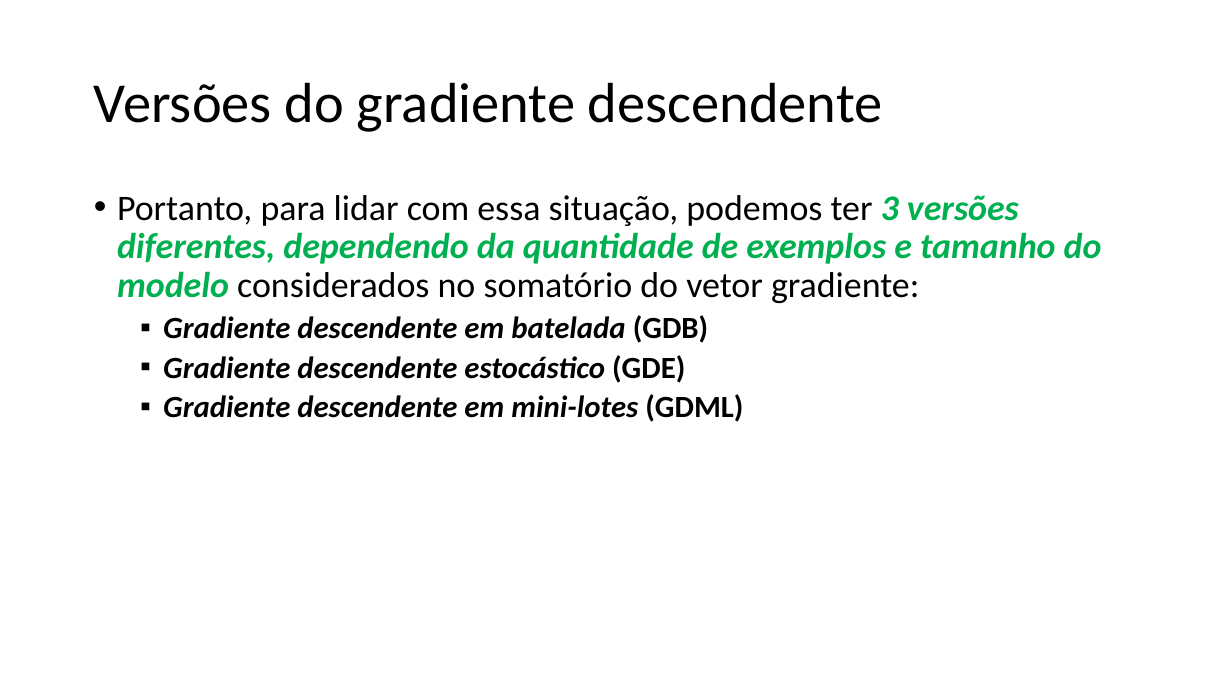
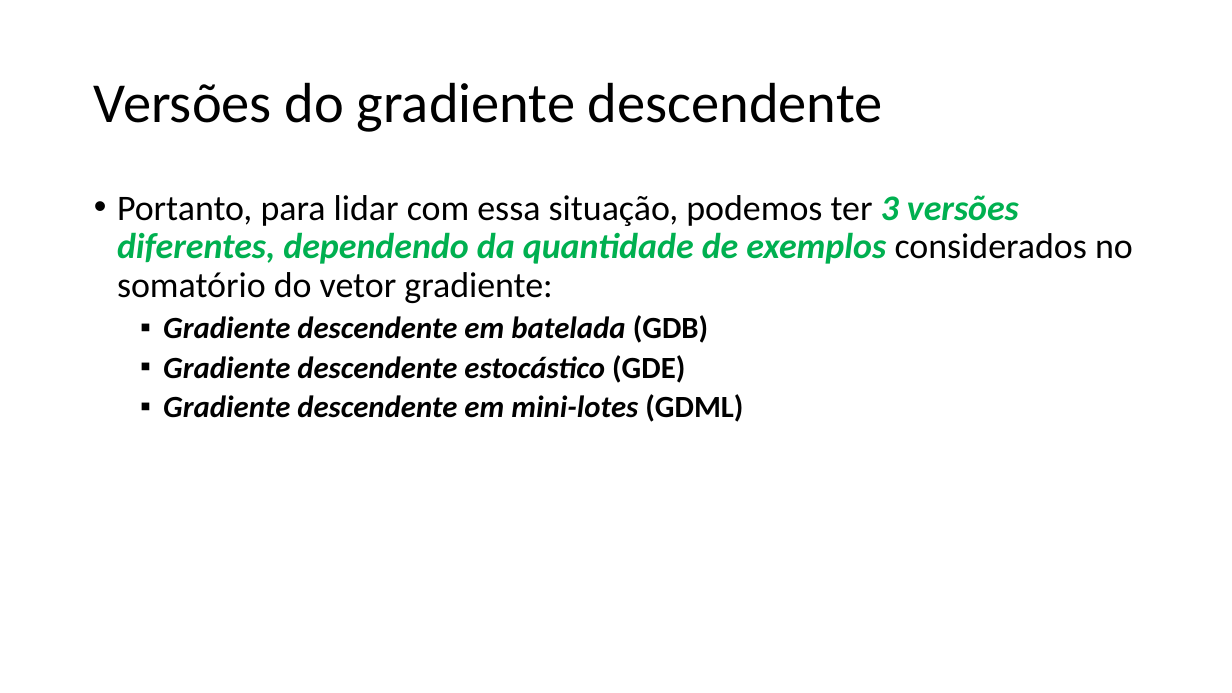
Before and after one commit to zz4fap/t319_aprendizado_de_maquina, a slide deck: slide 25 of slides/T319_Regressão_Linear (Parte II).pptx. Drawn at 1232x693 pixels with LibreOffice and Linux fonts; fonts in the diff are those of the drawing. Boxes give left, top, right and bottom in pixels: in the first picture for what was removed or moved away, otherwise in the second. Text is boxed around its words. In the diff, an @@ line names an element or a change of style, - is before the commit and + after.

```diff
--- a/slides/T319_Regressão_Linear (Parte II).pptx
+++ b/slides/T319_Regressão_Linear (Parte II).pptx
@@ text at (x1=117, y1=195, x2=1133, y2=303): text changed @@
-• Portanto, para lidar com essa situação, podemos ter 3 versões diferentes, dependendo da quantidade de exemplos e tamanho do modelo considerados no somatório do vetor gradiente:
+• Portanto, para lidar com essa situação, podemos ter 3 versões diferentes, dependendo da quantidade de exemplos considerados no somatório do vetor gradiente:
```
Also in this commit, not shown: 4 other slides changed, 1 other file.
